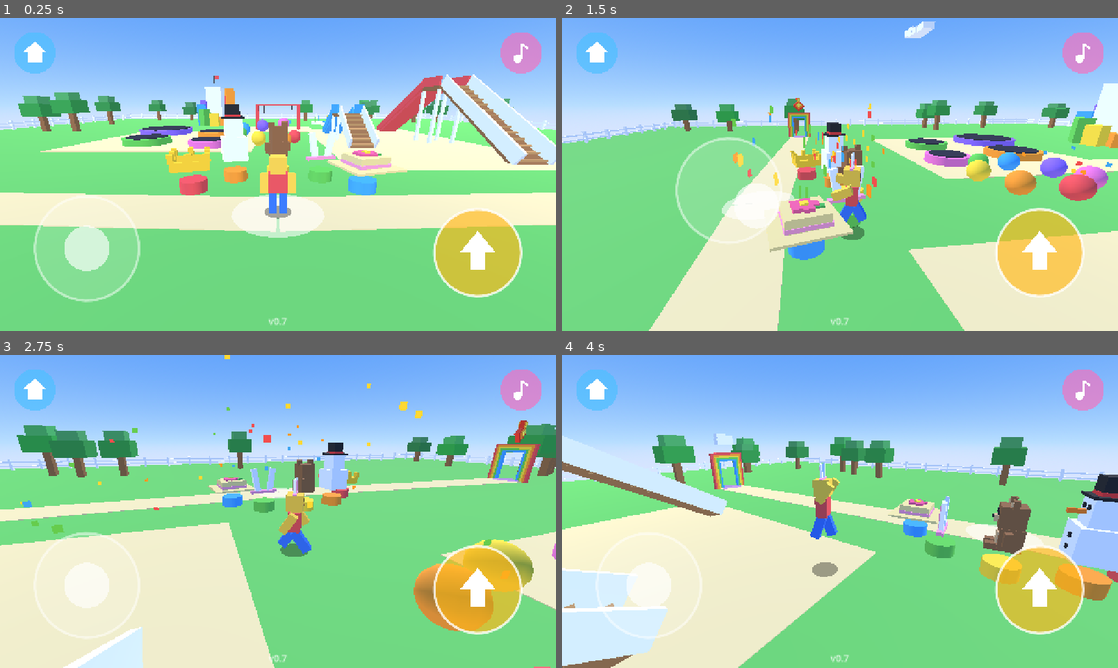
Above: before the commit, frames 1-4 (two rows, left to right).
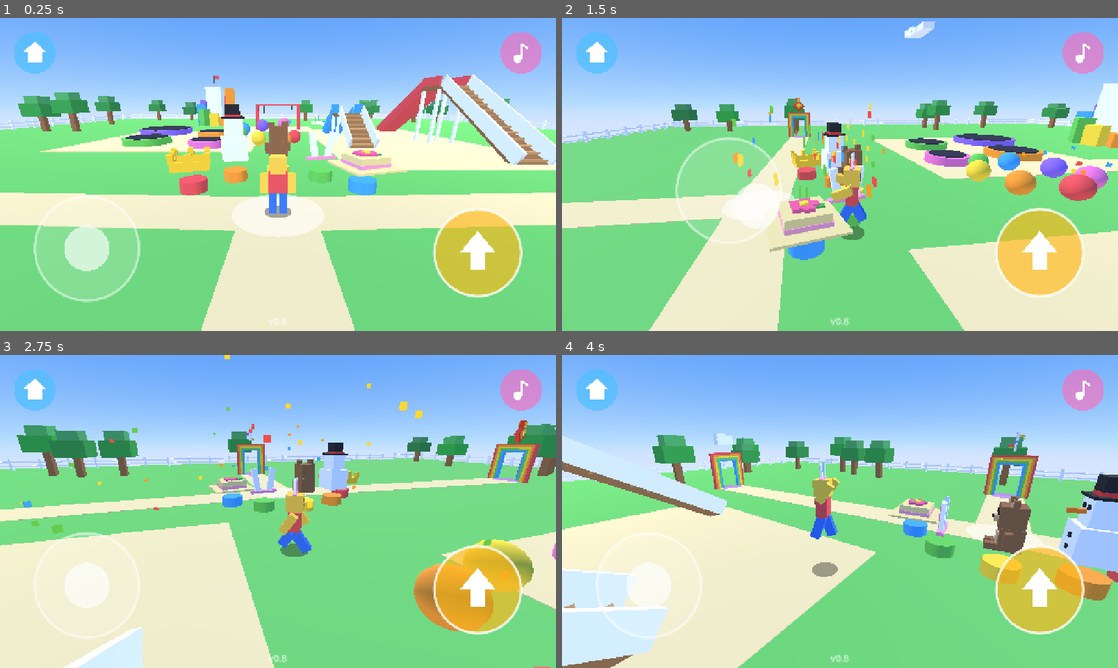
Above: after the commit, the same moments.

Repository: yusufmalikul/jumpbox
Game: Godot game, scene res://scenes/main.tscn
The game is run twice, just before and just after one commit, with the same random seed, the same clock (stepped at 60 frames per second) and the same inputs. Sound files missing from this copy of the repository are replaced by a short silence.
Inputs (mouse positions are in pixels of both pictures, inside the frame that each line leads up to):
- Up to frame 1 (0.25 s): no input
- Up to frame 2 (1.5 s): move the mouse to (962, 158) at 0.52 s; hold D 0.53-1.25 s; hold Q 0.53-1.25 s; click (962, 158) at 0.67 s; tap Space at 0.77 s; drag from (728, 190) to (812, 237) at 1.27 s
- Up to frame 3 (2.75 s): move the mouse to (333, 442) at 2.02 s; hold D from 2.03 s (still down); hold Q from 2.03 s (still down)
- Up to frame 4 (4 s): release D at 2.75 s; release Q at 2.75 s; drag from (812, 574) to (673, 464) at 2.77 s; move the mouse to (1006, 558) at 3.52 s; hold A from 3.53 s (still down); hold Q from 3.53 s (still down); tap Space at 3.77 s

The runs differ from the first frame. In frame 1, 6.9% of the frame differs, in the area x 36-64%, y 63-100%; in frame 2, 2.4%; in frame 3, 0.5%; in frame 4, 1.1%.

Commit message:
Add a giant spiral slide
A third rainbow door, behind the start, leads to a 40 m rainbow tower
with a slide that winds five times around it. You arrive on top and
slide down in about 20 seconds; the camera turns with you while you
slide. At the bottom one door takes you up again and one takes you
home. The README shows the tower and the ride. Version 0.8.

Diff:
--- a/project.godot
+++ b/project.godot
@@ -6,7 +6,7 @@
 
 config/name="JumpBox"
 config/description="An offline 3D playground for little kids."
-config/version="0.7"
+config/version="0.8"
 run/main_scene="res://scenes/main.tscn"
 config/features=PackedStringArray("4.7", "GL Compatibility")
 config/icon="res://icon.svg"
--- a/scripts/main.gd
+++ b/scripts/main.gd
@@ -14,6 +14,7 @@
 const COURSES := {
 	"sky": {"script": preload("res://scripts/sky_course.gd"), "pos": Vector3(0, 40, -110), "door": Vector3(22, 0, 14)},
 	"lava": {"script": preload("res://scripts/lava_course.gd"), "pos": Vector3(200, 0, 0), "door": Vector3(-22, 0, 14)},
+	"slide": {"script": preload("res://scripts/slide_course.gd"), "pos": Vector3(-200, 0, 0), "door": Vector3(0, 0, 25)},
 }
 
 const SPAWN := Vector3(0, 0.1, 15)
@@ -172,7 +173,14 @@
 	icon.position = pos + Vector3(0, 4.3, 0)
 	_park.add_child(icon)
 	_icons.append(icon)
-	if course_name == "sky":
+	if course_name == "slide":
+		# A little spiral slide around a white pole.
+		U.mesh_box(icon, Vector3(0.14, 1.4, 0.14), Vector3.ZERO, WHITE)
+		for k in 10:
+			var a := k * 0.7
+			var step := U.mesh_box(icon, Vector3(0.32, 0.08, 0.2), Vector3(cos(a) * 0.32, 0.6 - k * 0.13, sin(a) * 0.32), RAINBOW[k % RAINBOW.size()])
+			step.rotation.y = -a
+	elif course_name == "sky":
 		# A cloud.
 		U.mesh_box(icon, Vector3(1.6, 0.6, 0.5), Vector3(0, 0, 0), WHITE)
 		U.mesh_box(icon, Vector3(0.8, 0.6, 0.5), Vector3(-0.35, 0.4, 0), WHITE)
--- a/scripts/player.gd
+++ b/scripts/player.gd
@@ -90,6 +90,11 @@
 func respawn(sound_name := "home") -> void:
 	teleport(respawn_point)
 	_sfx(sound_name)
+
+
+## Turns the camera to look along `dir` (only its flat part counts).
+func look_toward(dir: Vector3) -> void:
+	_cam_yaw = atan2(-dir.x, -dir.z)
 
 
 func teleport(pos: Vector3) -> void:
@@ -274,6 +279,11 @@
 		var look: Vector2 = ui.consume_look()
 		_cam_yaw -= look.x * 0.008
 		_cam_pitch = clampf(_cam_pitch - look.y * 0.006, -1.2, 0.25)
+	# While sliding fast, turn the camera to look where we go, so spirals are not confusing.
+	var on_slide := is_on_floor() and _floor_obj != null and _floor_obj.has_meta("slide")
+	var flat := Vector3(velocity.x, 0, velocity.z)
+	if on_slide and flat.length() > 3.0:
+		_cam_yaw = lerp_angle(_cam_yaw, atan2(-flat.x, -flat.z), 1.0 - exp(-4.0 * delta))
 	if Input.is_key_pressed(KEY_Q): _cam_yaw += 2.0 * delta
 	if Input.is_key_pressed(KEY_E): _cam_yaw -= 2.0 * delta
 	var target := global_position + Vector3.UP * 1.3
--- /dev/null
+++ b/scripts/slide_course.gd
@@ -0,0 +1,189 @@
+extends Node3D
+## A giant spiral slide that winds around a tall tower, from the top all the way down.
+## You arrive at the top. At the bottom, one door takes you up again and one takes you home.
+## It has the same enter/leave/skip API as course.gd, so main.gd treats it like a course.
+
+const U := preload("res://scripts/util.gd")
+
+const HEIGHT := 40.0
+const TURNS := 5.0
+const RADIUS := 7.0
+const WIDTH := 2.6
+const SEGMENTS_PER_TURN := 32
+const COLORS: Array[Color] = [
+	Color(0.95, 0.3, 0.3), Color(1.0, 0.6, 0.15), Color(1.0, 0.85, 0.2), Color(0.4, 0.8, 0.3),
+	Color(0.25, 0.65, 0.95), Color(0.55, 0.4, 0.9), Color(0.95, 0.45, 0.75),
+]
+
+signal go_home
+
+var player: Node
+var sound: Node
+var ui: Node
+var active := false
+
+## Where you start at the top, and where the slide ends at the bottom.
+var top_spot := Vector3.ZERO
+var bottom_spot := Vector3.ZERO
+
+
+func _ready() -> void:
+	_build_ground()
+	_build_tower()
+	_build_slide()
+	_build_bottom()
+
+
+func enter() -> void:
+	active = true
+	visible = true
+	process_mode = Node.PROCESS_MODE_INHERIT
+	player.kill_y = global_position.y - 10.0
+	player.fall_sound = "home"
+	_go_up()
+	ui.show_stage = false
+	ui.queue_redraw()
+
+
+func leave() -> void:
+	active = false
+	visible = false
+	process_mode = Node.PROCESS_MODE_DISABLED
+
+
+func skip(_step: int) -> void:
+	pass
+
+
+func _go_up() -> void:
+	player.respawn_point = top_spot
+	player.teleport(top_spot)
+	# Look toward the start of the slide.
+	player.look_toward(global_position + _helix(0.02) - top_spot)
+	sound.play("home")
+
+
+## A point on the slide's center line. t goes from 0 at the top to 1 at the bottom.
+func _helix(t: float) -> Vector3:
+	var a := t * TURNS * TAU
+	return Vector3(cos(a) * RADIUS, HEIGHT * (1.0 - t) + 0.3, sin(a) * RADIUS)
+
+
+func _build_ground() -> void:
+	U.block(self, Vector3(90, 1, 90), Vector3(0, -0.5, 0), Color(0.42, 0.78, 0.35))
+	var rng := RandomNumberGenerator.new()
+	rng.seed = 21
+	for i in 24:
+		var a := TAU * i / 24.0 + rng.randf_range(-0.1, 0.1)
+		var r := rng.randf_range(24, 40)
+		var p := Vector3(cos(a) * r, 0, sin(a) * r)
+		var trunk_h := rng.randf_range(1.6, 2.6)
+		U.block(self, Vector3(0.6, trunk_h, 0.6), p + Vector3(0, trunk_h * 0.5, 0), Color(0.6, 0.4, 0.22))
+		U.mesh_box(self, Vector3(2.6, 1.6, 2.6), p + Vector3(0, trunk_h + 0.7, 0), Color(0.2, rng.randf_range(0.5, 0.7), 0.25))
+	# Tall invisible walls around the edge.
+	for side: float in [-1.0, 1.0]:
+		var wall := StaticBody3D.new()
+		add_child(wall)
+		U.add_box_shape(wall, Vector3(1, 80, 90), Vector3(44 * side, 40, 0))
+		U.add_box_shape(wall, Vector3(90, 80, 1), Vector3(0, 40, 44 * side))
+
+
+func _build_tower() -> void:
+	# The middle column, in rainbow rings.
+	var ring_h := HEIGHT / COLORS.size()
+	for i in COLORS.size():
+		U.solid_cylinder(self, 3.0, ring_h, Vector3(0, ring_h * (i + 0.5), 0), COLORS[i])
+	# The top deck: a round floor inside the spiral, with a low wall, open where the slide starts.
+	var deck_y := HEIGHT + 0.3
+	var deck_r := RADIUS - WIDTH * 0.5 - 0.2
+	U.solid_cylinder(self, deck_r, 0.6, Vector3(0, deck_y - 0.3, 0), Color(0.9, 0.9, 0.95))
+	var rail_r := deck_r - 0.15
+	for i in 24:
+		var a := TAU * i / 24.0
+		# Leave a gap where the slide starts (angle 0, going toward +angle).
+		if a < 0.6:
+			continue
+		var b := U.block(self, Vector3(0.25, 1.0, 1.6), Vector3(cos(a) * rail_r, deck_y + 0.5, sin(a) * rail_r), Color.WHITE)
+		b.rotation.y = -a
+	top_spot = global_position + Vector3(1.5, deck_y + 0.1, -1.5)
+	# A flag on the very top.
+	U.mesh_box(self, Vector3(0.15, 3.0, 0.15), Vector3(0, deck_y + 1.5, 0), Color(0.3, 0.3, 0.3))
+	U.mesh_box(self, Vector3(1.4, 0.8, 0.06), Vector3(0.7, deck_y + 2.6, 0), COLORS[0])
+
+
+## The slide is many short straight pieces along a spiral. Each piece is a little longer
+## than needed, so the pieces overlap and there are no gaps on the curve.
+func _build_slide() -> void:
+	var count := int(TURNS * SEGMENTS_PER_TURN)
+	for i in count:
+		var t0 := float(i) / count
+		var t1 := float(i + 1) / count
+		var from := _helix(t0)
+		var to := _helix(t1)
+		var dir := (to - from).normalized()
+		from -= dir * 0.25
+		to += dir * 0.25
+		var color := COLORS[int(t0 * TURNS * 2) % COLORS.size()]
+		var piece := U.ramp(self, from, to, WIDTH, color)
+		piece.set_meta("slide", true)
+		# No inner wall at the very start, so you can step from the deck onto the slide.
+		_walls(from, to, color, i >= SEGMENTS_PER_TURN / 6)
+	# A flat run-out at the bottom, so you glide to a stop.
+	var end := _helix(1.0)
+	var out_dir := (_helix(1.0) - _helix(1.0 - 1.0 / count)).normalized()
+	out_dir.y = 0
+	out_dir = out_dir.normalized()
+	var stop := end + out_dir * 10.0
+	stop.y = 0.02
+	U.ramp(self, end, stop, WIDTH + 1.0, Color(0.95, 0.85, 0.6))
+	bottom_spot = global_position + Vector3(stop.x, 0.1, stop.z)
+
+
+## Walls on both sides of a slide piece. The outer wall is taller, to catch you on the curves.
+func _walls(from: Vector3, to: Vector3, color: Color, inner := true) -> void:
+	var dir := to - from
+	var b := Basis.looking_at(dir, Vector3.UP)
+	var mid := (from + to) * 0.5
+	var outward := Vector3(mid.x, 0, mid.z).normalized()
+	for side: float in [-1.0, 1.0]:
+		var offset := b.x * side * (WIDTH * 0.5 + 0.08)
+		var is_outer := offset.dot(outward) > 0
+		if not is_outer and not inner:
+			continue
+		var h := 1.4 if is_outer else 0.7
+		var pos := mid + offset + b.y * h * 0.5
+		U.solid_box(self, Vector3(0.16, h, dir.length()), Transform3D(b, pos), color.lightened(0.3))
+
+
+func _build_bottom() -> void:
+	var local := bottom_spot - global_position
+	var away := Vector3(local.x, 0, local.z).normalized()
+	var side := away.cross(Vector3.UP)
+	var facing := Basis.looking_at(-away, Vector3.UP)
+
+	# Go up again.
+	var up_pos := local + away * 4.0 + side * 2.5
+	var up_door := U.portal(self, up_pos, facing, COLORS)
+	up_door.body_entered.connect(func(body: Node3D):
+		if body == player:
+			_go_up(), CONNECT_DEFERRED)
+	var arrow := Node3D.new()
+	arrow.position = up_pos + Vector3.UP * 4.3
+	add_child(arrow)
+	U.mesh_box(arrow, Vector3(0.35, 0.8, 0.3), Vector3(0, -0.2, 0), COLORS[3])
+	for s: float in [-1.0, 1.0]:
+		var wing := U.mesh_box(arrow, Vector3(0.3, 0.75, 0.3), Vector3(0.22 * s, 0.25, 0), COLORS[3])
+		wing.rotation.z = 0.8 * s
+
+	# Go home.
+	var home_pos := local + away * 4.0 - side * 2.5
+	var home_door := U.portal(self, home_pos, facing, COLORS)
+	home_door.body_entered.connect(func(body: Node3D):
+		if body == player:
+			go_home.emit(), CONNECT_DEFERRED)
+	var house := Node3D.new()
+	house.position = home_pos + Vector3.UP * 4.2
+	add_child(house)
+	U.mesh_box(house, Vector3(0.8, 0.6, 0.4), Vector3.ZERO, Color.WHITE)
+	var roof := U.mesh_box(house, Vector3(0.7, 0.7, 0.42), Vector3(0, 0.4, 0), COLORS[0])
+	roof.rotation.z = PI * 0.25
Binary file added: docs/slide-ride.jpg
Not shown, added: docs/slide-ride.jpg.import
Binary file added: docs/slide-tower.jpg
Not shown, added: docs/slide-tower.jpg.import
Not shown, changed: export_presets.cfg
Not shown, added: scripts/slide_course.gd.uid
Not shown, changed: README.md
